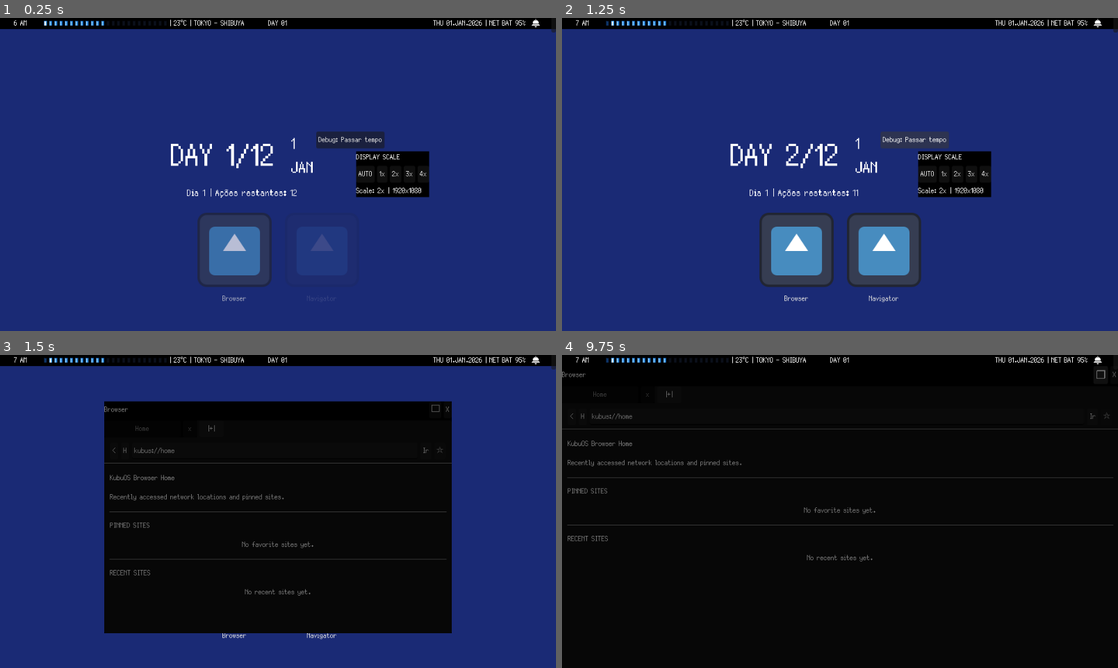
Above: before the commit, frames 1-4 (two rows, left to right).
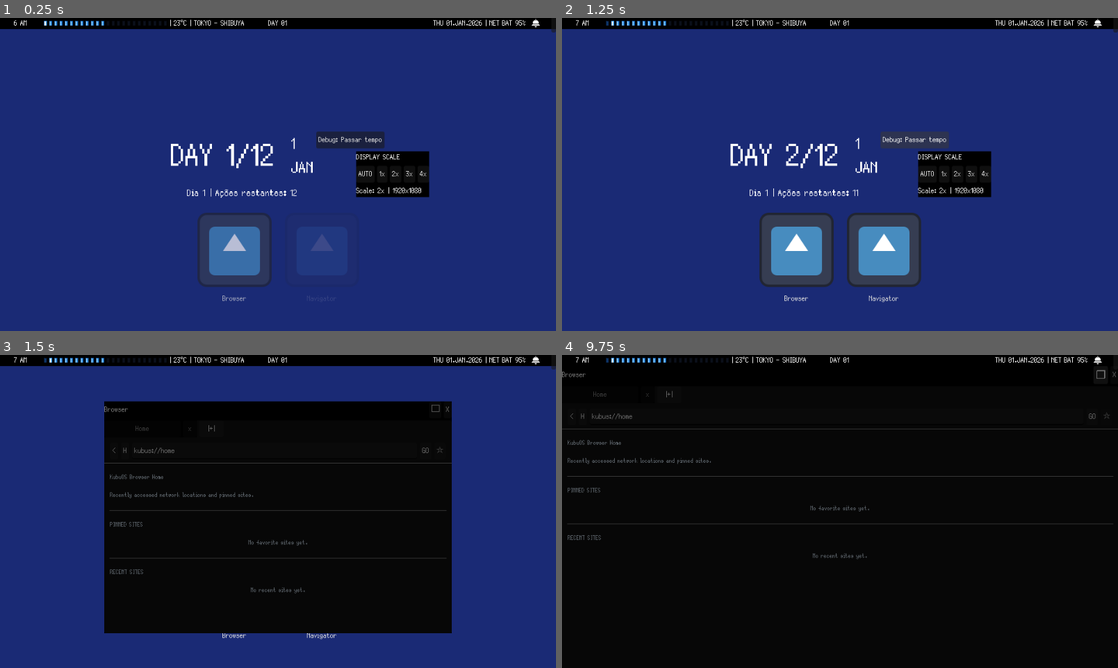
Above: after the commit, the same moments.

Repository: GYU-GAZE/NULL-NETWORK
Game: Godot game, scene res://core/main.tscn
The game is run twice, just before and just after one commit, with the same random seed, the same clock (stepped at 60 frames per second) and the same inputs. The engine's default icon, where the game draws it, is replaced by a stand-in: a white triangle on a blue panel in a dark square.
Inputs:
- Up to frame 1 (0.25 s): no input
- Up to frame 2 (1.25 s): click "Debug: Passar tempo" at 0.5 s
- Up to frame 3 (1.5 s): click "Browser" at 1.25 s
- Up to frame 4 (9.75 s): click "<" at 2 s; click "H" at 2.75 s; click "Ir" (after the commit: "GO") at 3.5 s; click "Ir" (after the commit: "GO") at 4.25 s; click "Navigator" at 5 s; click "AUTO" at 5.75 s; click "1x" at 6.5 s; click "2x" at 7.25 s; click "3x" at 8 s; click "4x" at 8.75 s; click "□" at 9.5 s

Frames 1-2 are identical in both runs. In frame 3, 1.3% of the frame differs, in the area x 19-81%, y 29-77%; in frame 4, 1.7%, in the area x 1-100%, y 18-66%.

Commit message:
Apply shared site theme to browser content

Diff:
--- a/apps/browser/app_browser.tscn
+++ b/apps/browser/app_browser.tscn
@@ -6,8 +6,9 @@
 [ext_resource type="Script" uid="uid://cfjvy337iobbp" path="res://apps/browser/site_action_button.gd" id="4_kj561"]
 [ext_resource type="Script" uid="uid://bre1yc202tlqa" path="res://systems/ui/alert_layer.gd" id="4_rgo1m"]
 [ext_resource type="PackedScene" uid="uid://dlkm01xdtlvo2" path="res://systems/ui/alert_box.tscn" id="5_l1ivm"]
+[ext_resource type="Theme" path="res://data/assets/themes/null_channel_ui.tres" id="6_site_theme"]
 
-[node name="BrowserApp" type="Panel" unique_id=1373929234]
+[node name="BrowserApp" type="Panel"]
 clip_contents = true
 size_flags_horizontal = 3
 size_flags_vertical = 3
@@ -16,7 +17,7 @@
 new_tab_button_scene = ExtResource("3_fx11j")
 home_url = "kubus://home"
 
-[node name="MainVBox" type="VBoxContainer" parent="." unique_id=1051088920]
+[node name="MainVBox" type="VBoxContainer" parent="."]
 clip_contents = true
 layout_mode = 1
 anchors_preset = 15
@@ -25,34 +26,34 @@
 grow_horizontal = 2
 grow_vertical = 2
 
-[node name="TabBarMargin" type="MarginContainer" parent="MainVBox" unique_id=1396745387]
+[node name="TabBarMargin" type="MarginContainer" parent="MainVBox"]
 layout_mode = 2
 size_flags_vertical = 0
 
-[node name="TabBarHBox" type="HBoxContainer" parent="MainVBox/TabBarMargin" unique_id=464703524]
+[node name="TabBarHBox" type="HBoxContainer" parent="MainVBox/TabBarMargin"]
 layout_mode = 2
 size_flags_vertical = 0
 
-[node name="TabScroll" type="ScrollContainer" parent="MainVBox/TabBarMargin/TabBarHBox" unique_id=1726268003]
+[node name="TabScroll" type="ScrollContainer" parent="MainVBox/TabBarMargin/TabBarHBox"]
 unique_name_in_owner = true
 layout_mode = 2
 size_flags_horizontal = 0
 size_flags_vertical = 0
 vertical_scroll_mode = 0
 
-[node name="TabButtonContainer" type="HBoxContainer" parent="MainVBox/TabBarMargin/TabBarHBox/TabScroll" unique_id=754968146]
+[node name="TabButtonContainer" type="HBoxContainer" parent="MainVBox/TabBarMargin/TabBarHBox/TabScroll"]
 unique_name_in_owner = true
 layout_mode = 2
 size_flags_horizontal = 0
 size_flags_vertical = 0
 
-[node name="NewTabButtonHolder" type="MarginContainer" parent="MainVBox/TabBarMargin/TabBarHBox" unique_id=2050815140]
+[node name="NewTabButtonHolder" type="MarginContainer" parent="MainVBox/TabBarMargin/TabBarHBox"]
 unique_name_in_owner = true
 custom_minimum_size = Vector2(42, 0)
 layout_mode = 2
 size_flags_horizontal = 0
 
-[node name="AddressBarMargin" type="MarginContainer" parent="MainVBox" unique_id=237390264]
+[node name="AddressBarMargin" type="MarginContainer" parent="MainVBox"]
 layout_mode = 2
 size_flags_vertical = 0
 theme_override_constants/margin_left = 10
@@ -60,58 +61,65 @@
 theme_override_constants/margin_right = 10
 theme_override_constants/margin_bottom = 0
 
-[node name="AddressBarHBox" type="HBoxContainer" parent="MainVBox/AddressBarMargin" unique_id=1593441352]
+[node name="AddressBarHBox" type="HBoxContainer" parent="MainVBox/AddressBarMargin"]
 layout_mode = 2
 theme_override_constants/separation = 5
 
-[node name="BrowserBackBtn" type="Button" parent="MainVBox/AddressBarMargin/AddressBarHBox" unique_id=2070172410]
+[node name="BrowserBackBtn" type="Button" parent="MainVBox/AddressBarMargin/AddressBarHBox"]
 unique_name_in_owner = true
 layout_mode = 2
 text = "<"
 
-[node name="HomeBtn" type="Button" parent="MainVBox/AddressBarMargin/AddressBarHBox" unique_id=1371956060]
+[node name="HomeBtn" type="Button" parent="MainVBox/AddressBarMargin/AddressBarHBox"]
 layout_mode = 2
 text = "H"
 script = ExtResource("4_kj561")
 target_url = "kubus://home"
 
-[node name="UrlLineEdit" type="LineEdit" parent="MainVBox/AddressBarMargin/AddressBarHBox" unique_id=93702499]
+[node name="UrlLineEdit" type="LineEdit" parent="MainVBox/AddressBarMargin/AddressBarHBox"]
 unique_name_in_owner = true
 layout_mode = 2
 size_flags_horizontal = 3
 
-[node name="GoButton" type="Button" parent="MainVBox/AddressBarMargin/AddressBarHBox" unique_id=645379301]
+[node name="GoButton" type="Button" parent="MainVBox/AddressBarMargin/AddressBarHBox"]
 unique_name_in_owner = true
 layout_mode = 2
-text = "Ir"
+text = "GO"
 
-[node name="FavoriteButton" type="Button" parent="MainVBox/AddressBarMargin/AddressBarHBox" unique_id=251522193]
+[node name="FavoriteButton" type="Button" parent="MainVBox/AddressBarMargin/AddressBarHBox"]
 unique_name_in_owner = true
 layout_mode = 2
 tooltip_text = "Add Favorite"
 text = "☆"
 
-[node name="Divider" type="HSeparator" parent="MainVBox" unique_id=831126565]
+[node name="Divider" type="HSeparator" parent="MainVBox"]
 layout_mode = 2
 
-[node name="ContentArea" type="Control" parent="MainVBox" unique_id=1133759272]
+[node name="ContentArea" type="Control" parent="MainVBox"]
+unique_name_in_owner = true
 clip_contents = true
 layout_mode = 2
+size_flags_horizontal = 3
 size_flags_vertical = 3
 
-[node name="NormalSiteScroll" type="ScrollContainer" parent="MainVBox/ContentArea" unique_id=175349413]
+[node name="NormalSiteScroll" type="ScrollContainer" parent="MainVBox/ContentArea"]
 unique_name_in_owner = true
-layout_mode = 0
-offset_right = 139.0
+layout_mode = 1
+anchors_preset = 15
+anchor_right = 1.0
+anchor_bottom = 1.0
+grow_horizontal = 2
+grow_vertical = 2
 horizontal_scroll_mode = 0
+theme = ExtResource("6_site_theme")
 
-[node name="NormalSiteContent" type="VBoxContainer" parent="MainVBox/ContentArea/NormalSiteScroll" unique_id=1631711902]
+[node name="NormalSiteContent" type="VBoxContainer" parent="MainVBox/ContentArea/NormalSiteScroll"]
 unique_name_in_owner = true
 layout_mode = 2
 size_flags_horizontal = 3
 size_flags_vertical = 3
 
-[node name="CustomSiteContainer" type="Control" parent="MainVBox/ContentArea" unique_id=608180596]
+[node name="CustomSiteContainer" type="Control" parent="MainVBox/ContentArea"]
 unique_name_in_owner = true
 visible = false
 clip_contents = true
@@ -122,9 +130,10 @@
 grow_horizontal = 2
 grow_vertical = 2
 size_flags_horizontal = 3
-size_flags_vertical = 0
+size_flags_vertical = 3
+theme = ExtResource("6_site_theme")
 
-[node name="AlertLayer" type="Control" parent="." unique_id=1159255861]
+[node name="AlertLayer" type="Control" parent="."]
 layout_mode = 1
 anchors_preset = 15
 anchor_right = 1.0
@@ -135,7 +144,7 @@
 script = ExtResource("4_rgo1m")
 alert_box_scene = ExtResource("5_l1ivm")
 
-[node name="Blocker" type="ColorRect" parent="AlertLayer" unique_id=1825705867]
+[node name="Blocker" type="ColorRect" parent="AlertLayer"]
 unique_name_in_owner = true
 layout_mode = 1
 anchors_preset = 15
@@ -145,7 +154,7 @@
 grow_vertical = 2
 color = Color(0, 0, 0, 0.39215687)
 
-[node name="CenterContainer" type="CenterContainer" parent="AlertLayer" unique_id=1496226357]
+[node name="CenterContainer" type="CenterContainer" parent="AlertLayer"]
 unique_name_in_owner = true
 layout_mode = 1
 anchors_preset = 15
Not shown: 1 places in apps/browser/app_browser.tscn that only renumber resources
